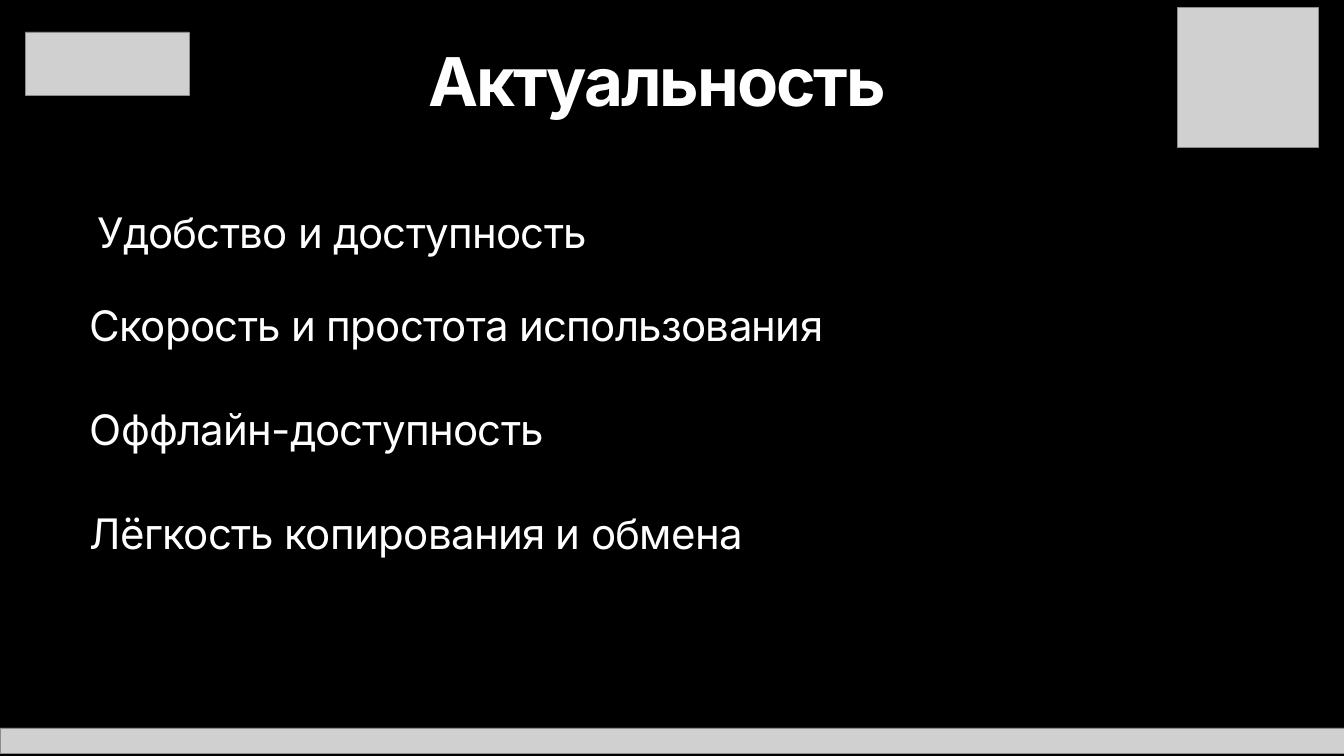
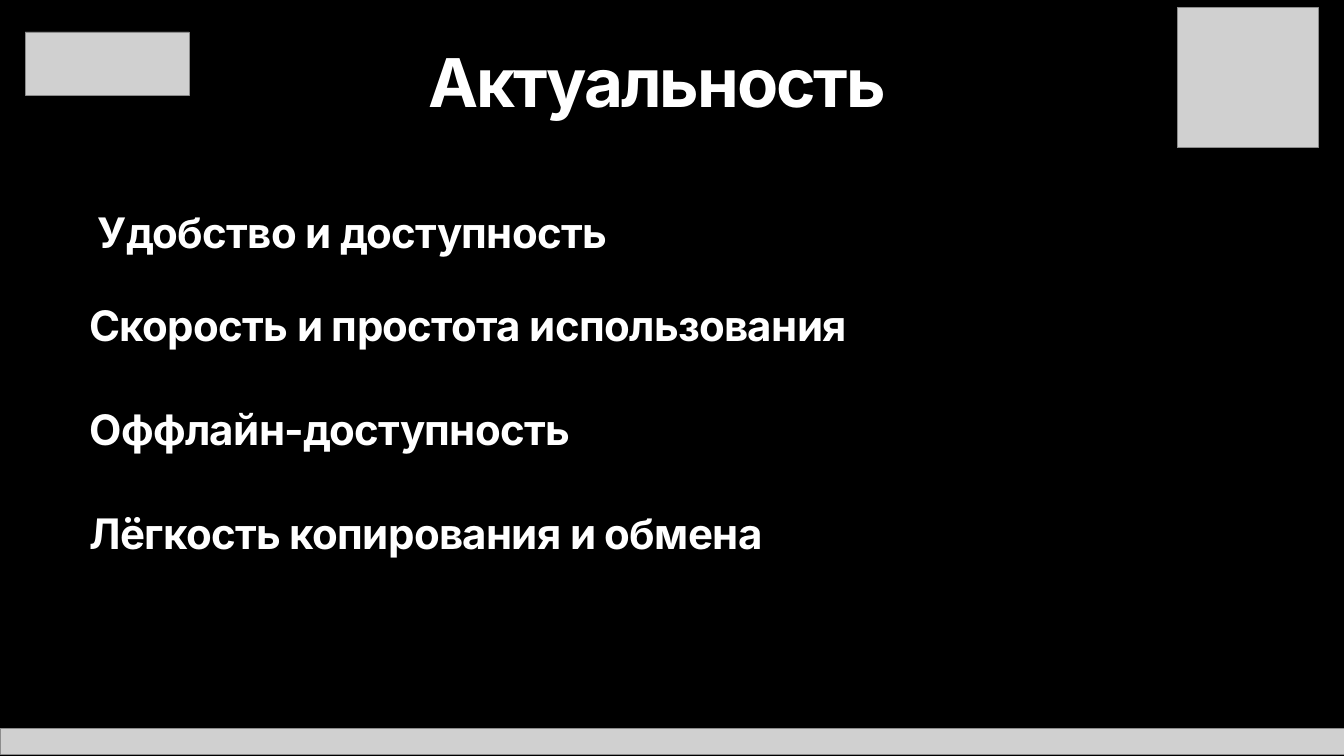
Before and after one commit to Xakepl/MyNotesPad, a slide deck: slide 4 of app/VideoAndPresentation/MyNotesPad.pptx. Drawn at 1344x756 pixels with LibreOffice and Linux fonts; fonts in the diff are those of the drawing; grey boxes stand for pictures. Boxes give left, top, right and bottom in pixels: in the first picture for what was removed or moved away, otherwise in the second. Text is boxed around its words. In the diff, an @@ line names an element or a change of style, - is before the commit and + after.

```diff
--- a/app/VideoAndPresentation/MyNotesPad.pptx
+++ b/app/VideoAndPresentation/MyNotesPad.pptx
@@ text "Удобство и доступность" at (98,217,607,257): bold on; line spacing 1.16 to 1.17 @@
@@ bold on in 3 elements at (90,517,763,558), (90,413,571,454), (90,310,847,350) @@
```
Also in this commit, not shown: 5 other slides changed, 18 other files.
